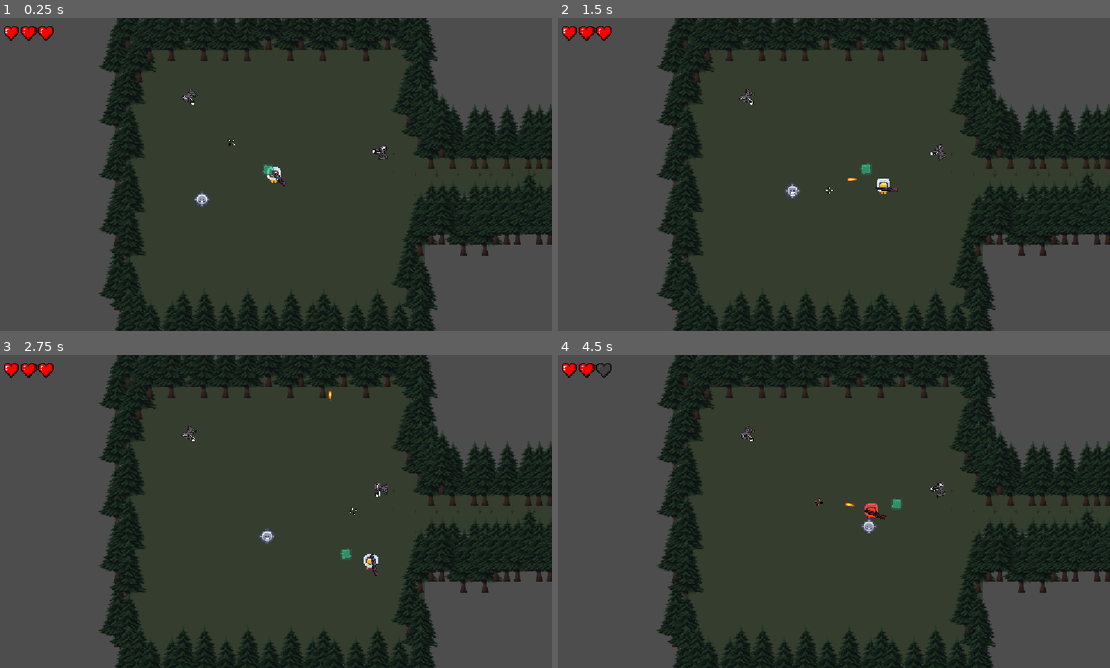
Above: before the commit, frames 1-4 (two rows, left to right).
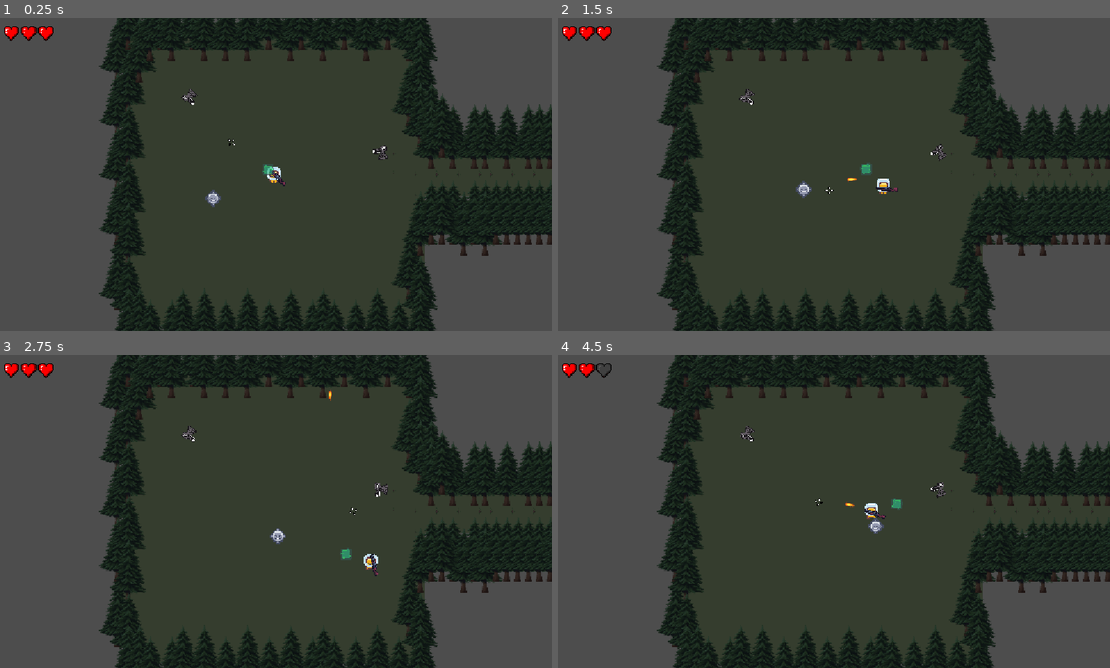
Above: after the commit, the same moments.

Repository: Silgnis/Game-Design-Project
Game: Godot game, scene res://Scenes/Main.tscn
The game is run twice, just before and just after one commit, with the same random seed, the same clock (stepped at 60 frames per second) and the same inputs.
Inputs (mouse positions are in pixels of both pictures, inside the frame that each line leads up to):
- Up to frame 1 (0.25 s): no input
- Up to frame 2 (1.5 s): move the mouse to (955, 158) at 0.52 s; hold Right (right) 0.53-1.28 s; click (955, 158) at 0.6 s; move the mouse to (718, 190) at 1.27 s; hold Down (down) from 1.28 s (still down); click (718, 190) at 1.35 s
- Up to frame 3 (2.75 s): move the mouse to (331, 442) at 2.02 s; release Down (down) at 2.03 s; hold Right (right) from 2.03 s (still down); click (331, 442) at 2.1 s
- Up to frame 4 (4.5 s): move the mouse to (806, 574) at 2.77 s; release Right (right) at 2.78 s; hold Up (up) 2.78-3.53 s; click (806, 574) at 2.85 s; move the mouse to (999, 558) at 3.52 s; hold Left (left) from 3.53 s (still down); click (999, 558) at 3.6 s; move the mouse to (662, 464) at 4.27 s; click (662, 464) at 4.35 s

The runs differ from the first frame. In frame 1, 0.3% of the frame differs, in the area x 35-99%, y 50-73%; in frame 2, 0.3%; in frame 3, 0.3%; in frame 4, 0.4%, in the area x 46-99%, y 41-73%.

Commit message:
Working doors

Diff:
--- a/Scenes/Level1.tscn
+++ b/Scenes/Level1.tscn
@@ -3,7 +3,12 @@
 [ext_resource type="Texture2D" uid="uid://d08w70s0wbjcm" path="res://Resources/Custom Assets/Tileset and tree.png" id="1_2llne"]
 [ext_resource type="Script" uid="uid://bhgm6sfwrsrgk" path="res://Scripts/level.gd" id="1_jghel"]
 [ext_resource type="TileSet" uid="uid://cdr018fxgilse" path="res://Resources/tree_tileset.tres" id="3_jghel"]
-[ext_resource type="PackedScene" uid="uid://bsl7npd3rj82l" path="res://door.tscn" id="3_joc8x"]
+[ext_resource type="PackedScene" uid="uid://bsl7npd3rj82l" path="res://Scenes/door.tscn" id="3_joc8x"]
+[ext_resource type="PackedScene" uid="uid://be8qbmt0fe144" path="res://Scenes/player.tscn" id="5_ysn8j"]
+[ext_resource type="PackedScene" uid="uid://dnodgevy3ctaj" path="res://Scenes/gun.tscn" id="6_6ll4n"]
+[ext_resource type="PackedScene" uid="uid://r0wha1du3xq5" path="res://Scenes/myling_ghost.tscn" id="7_kylad"]
+[ext_resource type="PackedScene" uid="uid://d1uwu4o13cud" path="res://Scenes/turret.tscn" id="8_kylad"]
+[ext_resource type="PackedScene" uid="uid://bf8hkj8p6pfa6" path="res://Scenes/enemy_melee.tscn" id="9_bdlbp"]
 
 [sub_resource type="TileSetAtlasSource" id="TileSetAtlasSource_q12u6"]
 texture = ExtResource("1_2llne")
@@ -72,7 +77,7 @@
 tile_set = SubResource("TileSet_riosl")
 
 [node name="TileMapLayer2" type="TileMapLayer" parent="." unique_id=283679165]
-tile_map_data = PackedByteArray("AADx/wkABQAAAAAAAADy/wUABQA …(1155 unchanged characters)… AAAAAaAAIABQAAAAAAAAAaAAEABQAAAAAAAAAXAAIABQAAAAAAAAA=")
+tile_map_data = PackedByteArray("AADx/wkABQAAAAAAAADy/wUABQA …(1155 unchanged characters)… AAAAAaAAIABQAAAAAAAAAaAAEABQAAAAAAAAAXAAMABQAAAAAAAAA=")
 tile_set = ExtResource("3_jghel")
 
 [node name="Camera2D" type="Camera2D" parent="." unique_id=44119269]
@@ -82,10 +87,37 @@
 
 [node name="Door_E" parent="Doors" unique_id=1005104512 instance=ExtResource("3_joc8x")]
 position = Vector2(393, 5)
+collision_mask = 2
 destination_level_tag = "level_2"
 destination_door_tag = "W"
 
+[node name="CollisionShape2D" parent="Doors/Door_E" index="0" unique_id=365260228]
+scale = Vector2(1.8400024, 2.8000007)
+
 [node name="Spawn" parent="Doors/Door_E" index="1" unique_id=645219470]
-position = Vector2(-35, -1)
+position = Vector2(-36, -3)
+
+[node name="Player" parent="." unique_id=1400733540 instance=ExtResource("5_ysn8j")]
+motion_mode = 1
+
+[node name="Gun" parent="Player" unique_id=2031640145 instance=ExtResource("6_6ll4n")]
+position = Vector2(5, 2)
+
+[node name="Ghost" parent="." unique_id=961786400 node_paths=PackedStringArray("target") instance=ExtResource("7_kylad")]
+target = NodePath("../Player")
+
+[node name="Turret" parent="." unique_id=1010533878 node_paths=PackedStringArray("target") instance=ExtResource("8_kylad")]
+position = Vector2(158, -32)
+scale = Vector2(0.1207916, 0.1207916)
+target = NodePath("../Player")
+
+[node name="Turret2" parent="." unique_id=1192049205 node_paths=PackedStringArray("target") instance=ExtResource("8_kylad")]
+position = Vector2(-123.99997, -113.99999)
+scale = Vector2(0.1207916, 0.1207916)
+target = NodePath("../Player")
+
+[node name="EnemyMelee" parent="." unique_id=778502133 node_paths=PackedStringArray("target") instance=ExtResource("9_bdlbp")]
+position = Vector2(-99, 39)
+target = NodePath("../Player")
 
 [editable path="Doors/Door_E"]
--- a/Scenes/Level2.tscn
+++ b/Scenes/Level2.tscn
@@ -4,6 +4,9 @@
 [ext_resource type="Script" uid="uid://bhgm6sfwrsrgk" path="res://Scripts/level.gd" id="1_5awjf"]
 [ext_resource type="TileSet" uid="uid://cdr018fxgilse" path="res://Resources/tree_tileset.tres" id="3_5awjf"]
 [ext_resource type="PackedScene" uid="uid://bsl7npd3rj82l" path="res://Scenes/door.tscn" id="3_ms0wi"]
+[ext_resource type="PackedScene" uid="uid://be8qbmt0fe144" path="res://Scenes/player.tscn" id="5_ehjmi"]
+[ext_resource type="PackedScene" uid="uid://dnodgevy3ctaj" path="res://Scenes/gun.tscn" id="6_p4u3k"]
+[ext_resource type="PackedScene" uid="uid://r0wha1du3xq5" path="res://Scenes/myling_ghost.tscn" id="7_70df5"]
 
 [sub_resource type="TileSetAtlasSource" id="TileSetAtlasSource_q12u6"]
 texture = ExtResource("1_0plju")
@@ -81,14 +84,25 @@
 [node name="Doors" type="Node2D" parent="." unique_id=1782850330]
 
 [node name="Door_W" parent="Doors" unique_id=1005104512 instance=ExtResource("3_ms0wi")]
-position = Vector2(-400, -12)
+position = Vector2(-554, -29)
+scale = Vector2(2.4799976, 3.3599997)
+collision_mask = 2
 destination_level_tag = "level_1"
 destination_door_tag = "E"
 
 [node name="CollisionShape2D" parent="Doors/Door_W" index="0" unique_id=365260228]
-position = Vector2(75, 2)
+position = Vector2(67.742004, 2.0833335)
 
 [node name="Spawn" parent="Doors/Door_W" index="1" unique_id=645219470]
-position = Vector2(109, 2)
+position = Vector2(85.483955, 2.0833335)
+
+[node name="Player" parent="." unique_id=1400733540 instance=ExtResource("5_ehjmi")]
+motion_mode = 1
+
+[node name="Gun" parent="Player" unique_id=2031640145 instance=ExtResource("6_p4u3k")]
+position = Vector2(5, 2)
+
+[node name="Ghost" parent="." unique_id=961786400 node_paths=PackedStringArray("target") instance=ExtResource("7_70df5")]
+target = NodePath("../Player")
 
 [editable path="Doors/Door_W"]
--- a/Scenes/Main.tscn
+++ b/Scenes/Main.tscn
@@ -1,35 +1,7 @@
 [gd_scene format=3 uid="uid://155xx7s6y6ta"]
 
 [ext_resource type="PackedScene" uid="uid://caig3ma6csg50" path="res://Scenes/Level1.tscn" id="1_pbw6q"]
-[ext_resource type="PackedScene" uid="uid://be8qbmt0fe144" path="res://Scenes/player.tscn" id="1_r150o"]
-[ext_resource type="PackedScene" uid="uid://d1uwu4o13cud" path="res://Scenes/turret.tscn" id="3_kln2b"]
-[ext_resource type="PackedScene" uid="uid://r0wha1du3xq5" path="res://Scenes/myling_ghost.tscn" id="4_rgh2o"]
-[ext_resource type="PackedScene" uid="uid://dnodgevy3ctaj" path="res://Scenes/gun.tscn" id="4_v1gob"]
-[ext_resource type="PackedScene" uid="uid://bf8hkj8p6pfa6" path="res://Scenes/enemy_melee.tscn" id="6_v1gob"]
 
 [node name="Main" type="Node2D" unique_id=580632960]
 
 [node name="Level1" parent="." unique_id=1783777693 instance=ExtResource("1_pbw6q")]
-
-[node name="Player" parent="." unique_id=1400733540 instance=ExtResource("1_r150o")]
-motion_mode = 1
-
-[node name="Gun" parent="Player" unique_id=2031640145 instance=ExtResource("4_v1gob")]
-position = Vector2(5, 2)
-
-[node name="Turret" parent="." unique_id=620192780 node_paths=PackedStringArray("target") instance=ExtResource("3_kln2b")]
-position = Vector2(158, -32)
-scale = Vector2(0.1207916, 0.1207916)
-target = NodePath("../Player")
-
-[node name="Ghost" parent="." unique_id=961786400 node_paths=PackedStringArray("target") instance=ExtResource("4_rgh2o")]
-target = NodePath("../Player")
-
-[node name="Turret2" parent="." unique_id=916837178 node_paths=PackedStringArray("target") instance=ExtResource("3_kln2b")]
-position = Vector2(-123.99997, -113.99999)
-scale = Vector2(0.1207916, 0.1207916)
-target = NodePath("../Player")
-
-[node name="EnemyMelee" parent="." unique_id=1830089330 node_paths=PackedStringArray("target") instance=ExtResource("6_v1gob")]
-position = Vector2(-116, 40)
-target = NodePath("../Player")
--- a/Scripts/door.gd
+++ b/Scripts/door.gd
@@ -8,5 +8,7 @@
 
 
 func _on_body_entered(body: Node2D) -> void:
+	print_debug("something entered: ", body.name)
 	if body is player:
+		print_debug("player entered")
 		NavigationManager.go_to_level(destination_level_tag,destination_door_tag)
--- a/Scripts/level.gd
+++ b/Scripts/level.gd
@@ -1,13 +1,18 @@
 extends Node2D
 
-
-# Called when the node enters the scene tree for the first time.
 func _ready() -> void:
-	if NavigationManager.spawn_door_tag != null:
+	if NavigationManager.spawn_door_tag != null and NavigationManager.spawn_door_tag != "":
 		_on_level_spawn(NavigationManager.spawn_door_tag)
 
+func _on_level_spawn(destination_tag: String) -> void:
+	var door_path = "Doors/Door_" + destination_tag
+	var door = get_node_or_null(door_path) as Door
 
-func _on_level_spawn(destination_tag: String):
-	var door_path = "Doors/Door_" + destination_tag
-	var door = get_node(door_path) as Door
-	NavigationManager.trigger_player_spawn(door.spawn.global_position)
+	if door != null:
+		# WAIT ONE FRAME to ensure the Player's _ready() function has finished connecting
+		await get_tree().process_frame
+
+		NavigationManager.trigger_player_spawn(door.spawn.global_position)
+		NavigationManager.spawn_door_tag = null
+	else:
+		print_debug("CRITICAL: Could not find door at exact path: ", door_path)
--- a/Scripts/navigation_manager.gd
+++ b/Scripts/navigation_manager.gd
@@ -23,7 +23,8 @@
 
 	if scene_to_load != null:
 		spawn_door_tag = destination_tag
-		get_tree().change_scene_to_packed(scene_to_load)
+		# Defer the scene change until the physics step is done
+		get_tree().call_deferred("change_scene_to_packed", scene_to_load)
 
 func trigger_player_spawn(position: Vector2) -> void:
 	on_trigger_player_spawn.emit(position)
--- a/Scripts/player.gd
+++ b/Scripts/player.gd
@@ -24,6 +24,7 @@
 		global_position = NavigationManager.current_checkpoint_pos
 
 func _on_spawn(position: Vector2):
+	print_debug("Player teleporting to: ", position)
 	global_position = position
 
 func _physics_process(delta: float) -> void:
